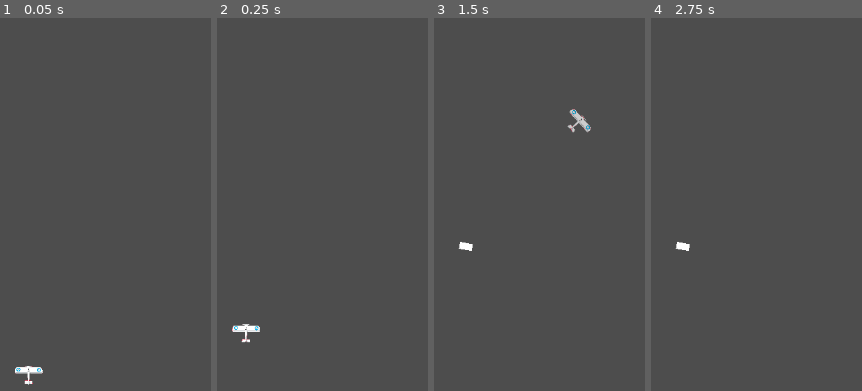
Above: before the commit, frames 1-4 (left to right).
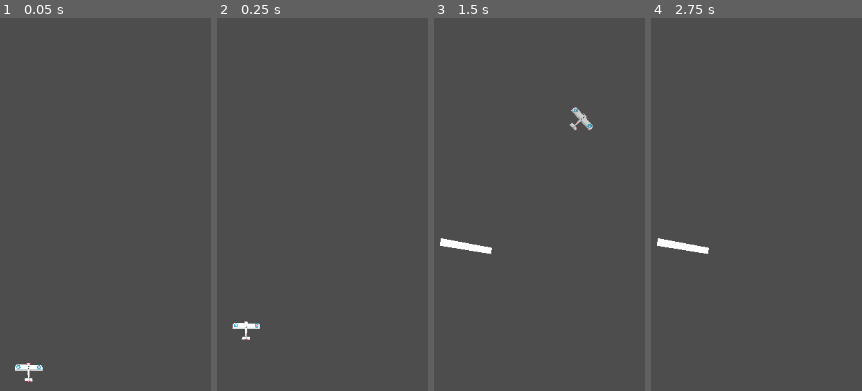
Above: after the commit, the same moments.

Repository: Levartar/2025-Brackeys-Game-Jam
Game: Godot game, scene res://scenes/game.tscn
Same seed, same stepped clock (60 frames per second), same inputs: the game is played once before the commit and once after it.
Inputs:
- Up to frame 1 (0.05 s): no input
- Up to frame 2 (0.25 s): no input
- Up to frame 3 (1.5 s): hold D (right) 0.53-1.28 s; tap Space (deploy) at 0.6, 1.35 s; hold A (left) from 1.28 s (still down)
- Up to frame 4 (2.75 s): release A (left) at 2.03 s; hold D (right) from 2.03 s (still down); tap Space (deploy) at 2.1 s

The runs differ from the first frame. In frame 1, 0.4% of the frame differs, in the area x 7-21%, y 92-99%; in frame 2, 0.3%; in frame 3, 0.7%, in the area x 2-76%, y 23-64%; in frame 4, 0.4%.

Commit message:
made some minor tweaks to plane sprite and trail width

Diff:
--- a/scenes/plane.tscn
+++ b/scenes/plane.tscn
@@ -9,5 +9,6 @@
 
 [node name="Sprite2D" type="Sprite2D" parent="."]
 z_index = 1
+position = Vector2(0, -5)
 scale = Vector2(0.08000028, 0.08000028)
 texture = ExtResource("1_dt3pm")
--- a/scenes/trail.tscn
+++ b/scenes/trail.tscn
@@ -4,5 +4,5 @@
 
 [node name="Trail" type="Line2D"]
 points = PackedVector2Array(0, 0, 0, 5)
-width = 25.0
+width = 100.0
 script = ExtResource("1_rsj4o")
